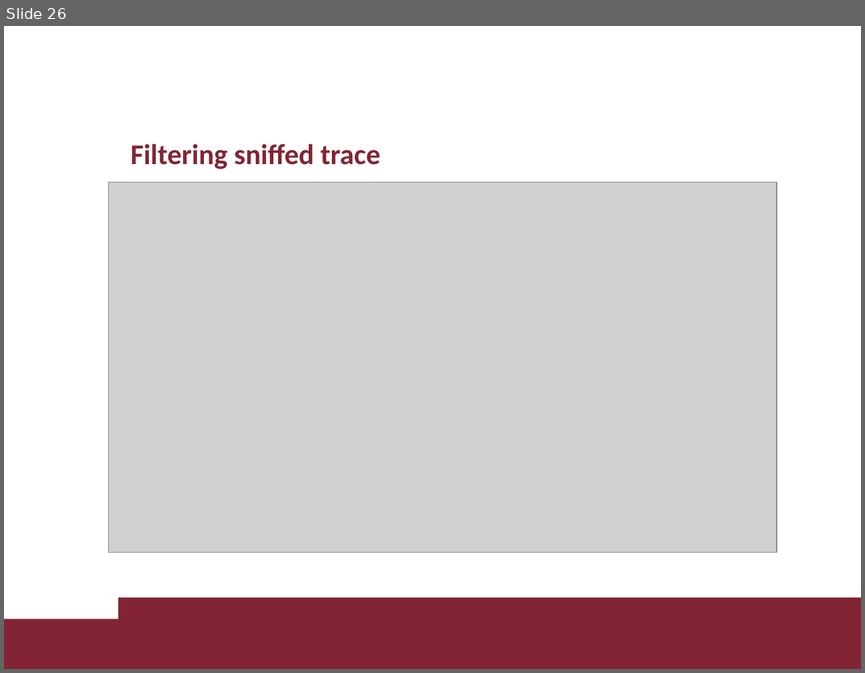
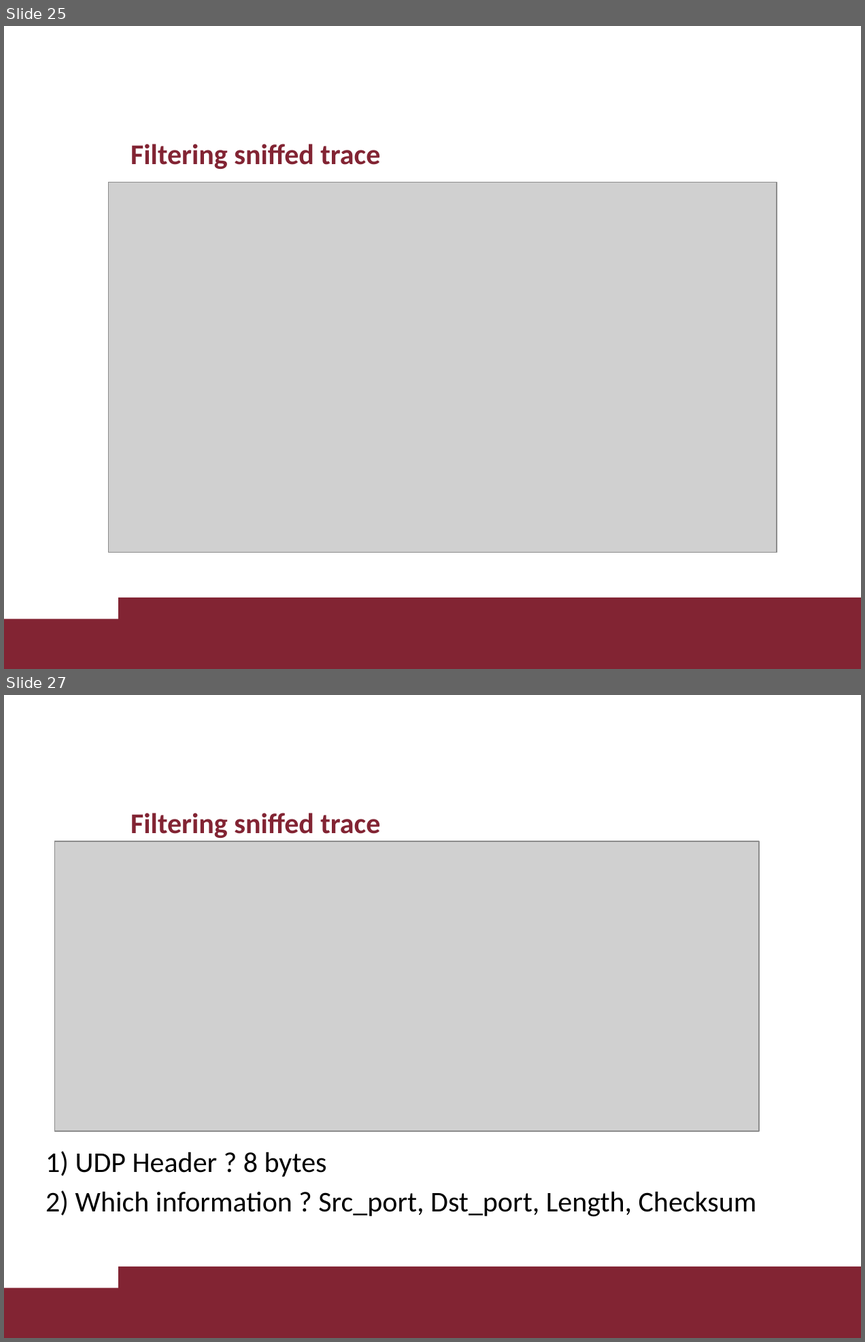
Before and after one commit to davaureli/NBD_LabSession, a slide deck: Lecture 1/Lecture 1.pptx. Shown one above the other, each under a label of ours: slide 26 before the commit, slides 25 and 27 after it; the slides between them are not shown. The pictures are 865x673 and 865x1342 pixels, drawn with LibreOffice and Linux fonts; fonts in the diff are those of the drawing; grey boxes stand for pictures; background and template pictures are left out. Boxes give left, top, right and bottom in pixels: in the first picture for what was removed or moved away, otherwise in the second. Text is boxed around its words. In the diff, an @@ line names an element or a change of style, - is before the commit and + after.

```diff
--- a/Lecture 1/Lecture 1.pptx
+++ b/Lecture 1/Lecture 1.pptx
@@ slide 27 added at (4, 695, 861, 1338), background #FFFFFF; not listed: 2 template elements that a slide beside it also shows @@
@@ title added at (130, 813, 380, 838), 24 pt, text #822433, bold @@
+Filtering sniffed trace
@@ picture added at (54, 841, 759, 1131) @@
@@ text added at (45, 1151, 757, 1217), 24 pt, text #000000 @@
+1) UDP Header ? 8 bytes
+2) Which information ? Src_port, Dst_port, Length, Checksum
@@ what was slide 26 is now slide 25 @@
```
Also in this commit, not shown: 5 other slides added.
